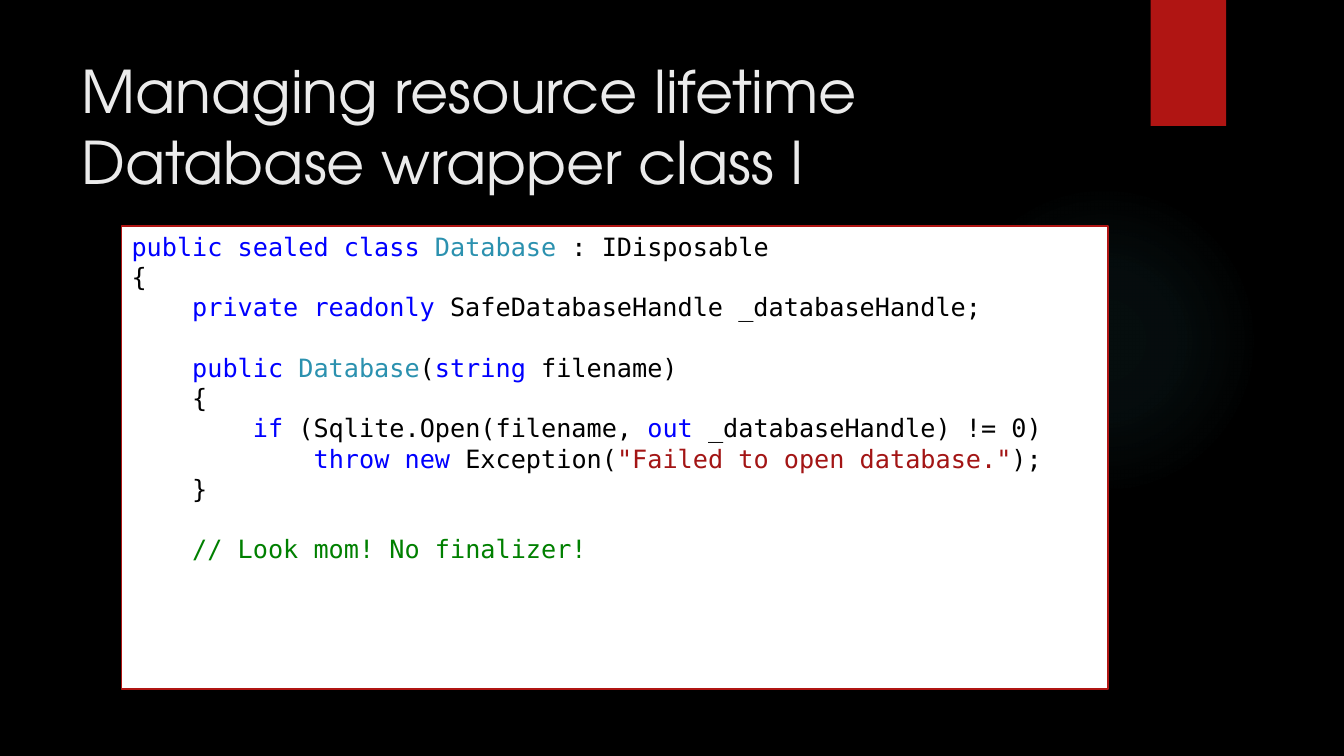
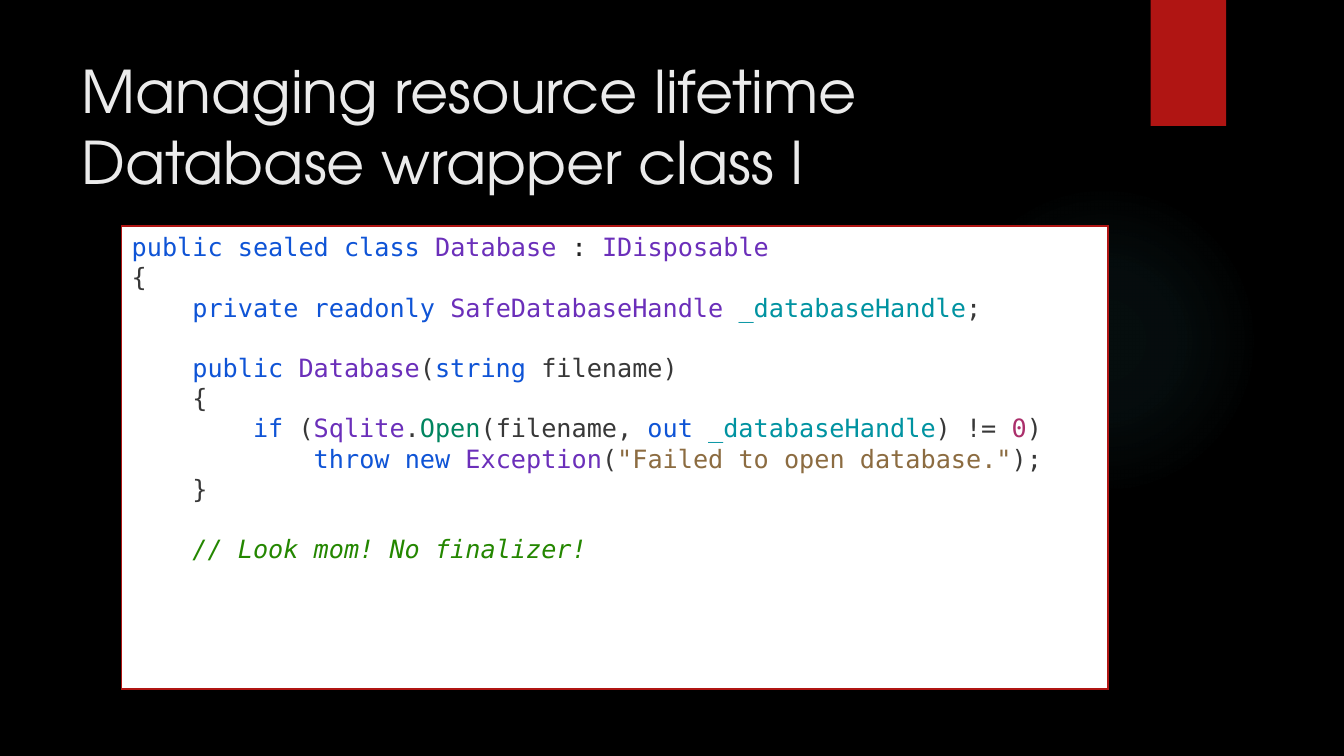
Before and after one commit to dennisdietrich/UnsafeCSharp, a slide deck: slide 36 of doc/Introduction to unsafe C#.pptx (slide 26 before the commit). Drawn at 1344x756 pixels with LibreOffice and Linux fonts; fonts in the diff are those of the drawing; background and template pictures are left out. Boxes give left, top, right and bottom in pixels: in the first picture for what was removed or moved away, otherwise in the second. Text is boxed around its words. In the diff, an @@ line names an element or a change of style, - is before the commit and + after.

```diff
--- a/doc/Introduction to unsafe C#.pptx
+++ b/doc/Introduction to unsafe C#.pptx
@@ text in rectangle at box(132, 236, 1042, 559): text changed; text colour #000000 to #6B2FBA @@
-public sealed class Database : IDisposable
-{
-private readonly SafeDatabaseHandle _databaseHandle;
-public Database(string filename)
-{
-if (Sqlite.Open(filename, out _databaseHandle) != 0)
-throw new Exception("Failed to open database.");
-}
-// Look mom! No finalizer!
+public sealed class Database : IDisposable
+{
+private readonly SafeDatabaseHandle _databaseHandle;
+public Database(string filename)
+{
+if (Sqlite.Open(filename, out _databaseHandle) != 0)
+throw new Exception("Failed to open database.");
+}
+// Look mom! No finalizer!
```
Also in this commit, not shown: 25 other slides changed, 23 slides added, 1 slide removed, 20 other files.
